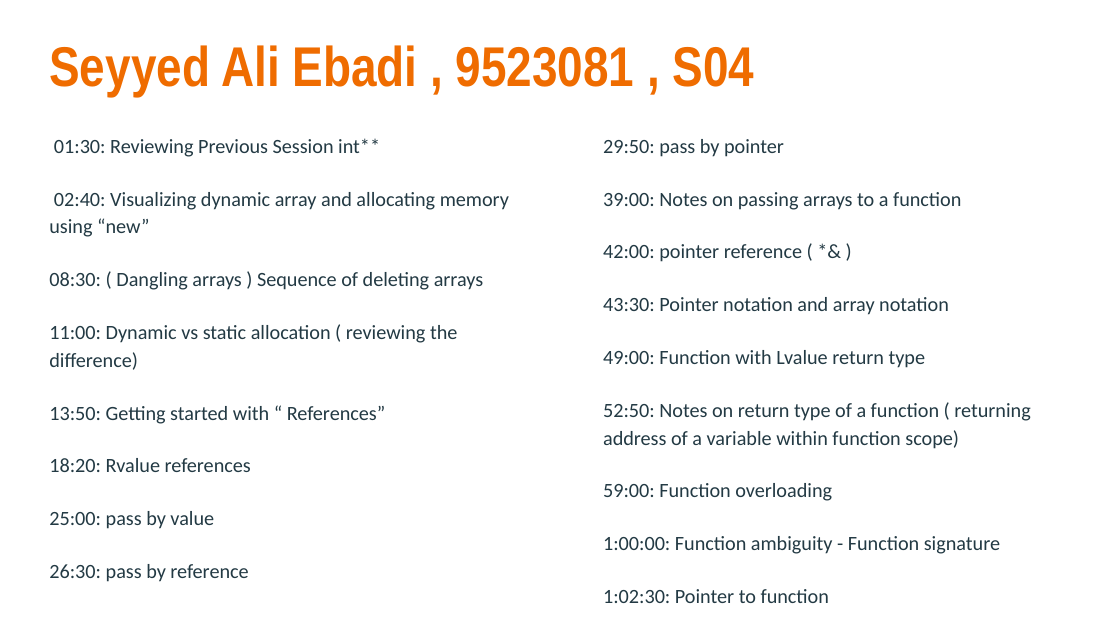
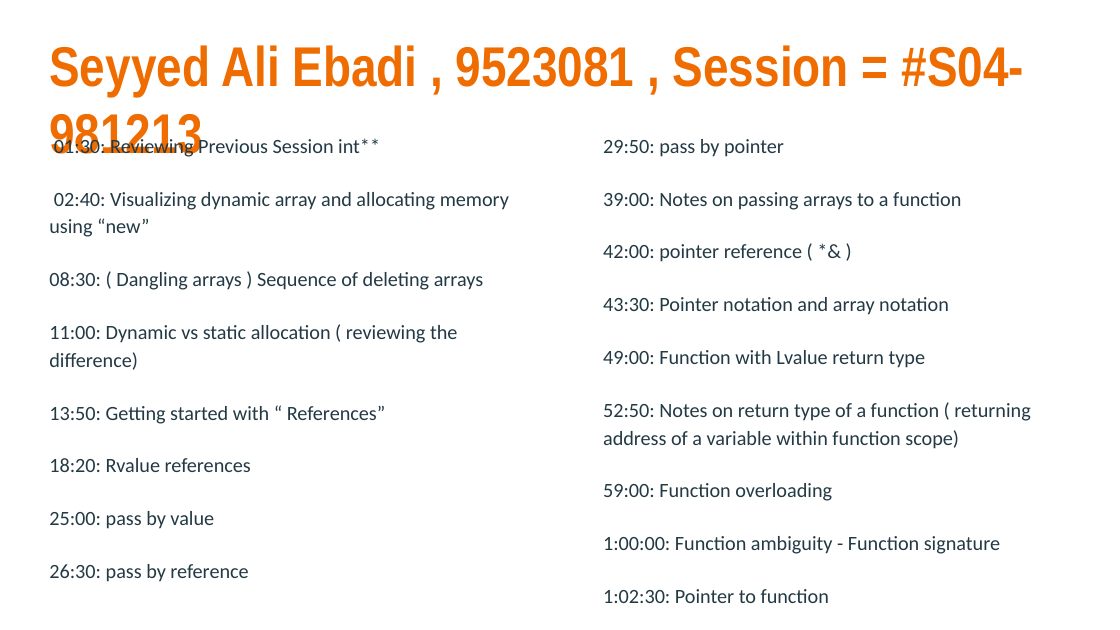
Before and after one commit to EE-AUT/Media-player, a slide deck: slide 5 of Tags/AP.pptx. Drawn at 1120x630 pixels with LibreOffice and Linux fonts; fonts in the diff are those of the drawing. Boxes give left, top, right and bottom in pixels: in the first picture for what was removed or moved away, otherwise in the second. Text is boxed around its words. In the diff, an @@ line names an element or a change of style, - is before the commit and + after.

```diff
--- a/Tags/AP.pptx
+++ b/Tags/AP.pptx
@@ title at bbox=[49, 45, 1024, 157]: text changed @@
-Seyyed Ali Ebadi , 9523081 , S04
+Seyyed Ali Ebadi , 9523081 , Session = #S04-981213
```
Also in this commit, not shown: 19 other slides changed, 27 other files.
